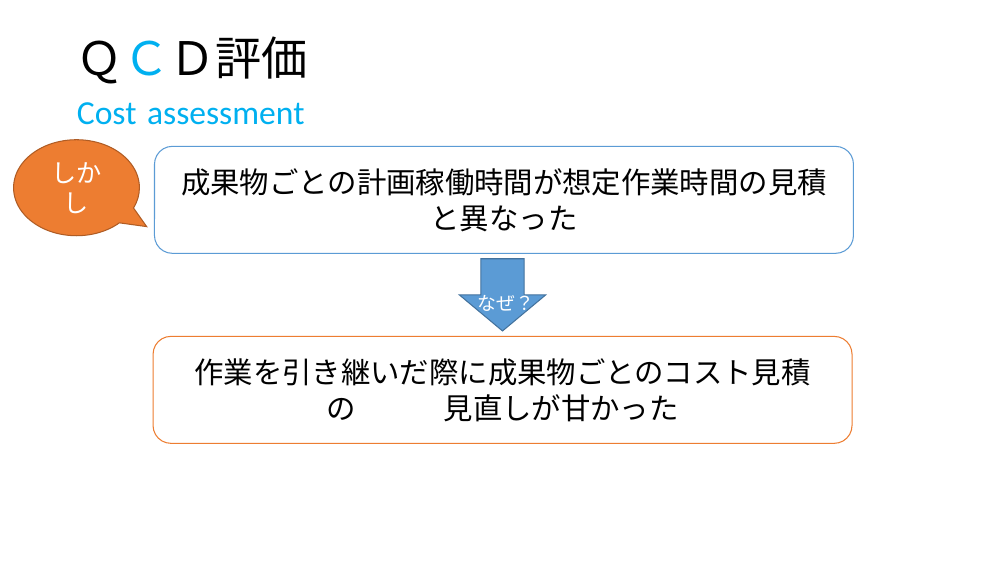
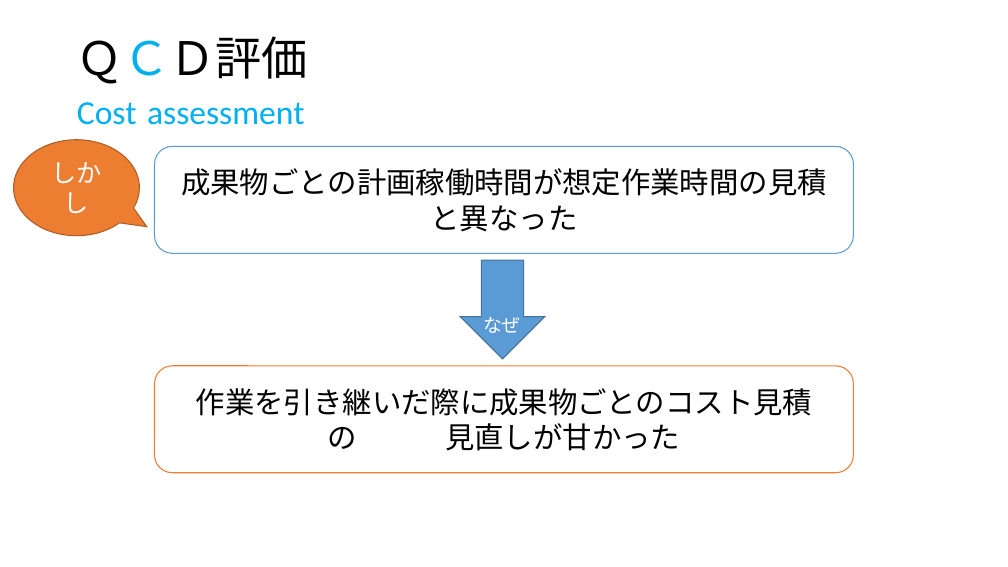
Before and after one commit to IzumiYuuta/PMyabukikenC, a slide deck: slide 7 of 最終発表/最終発表.pptx (slide 6 before the commit). Drawn at 1008x567 pixels with LibreOffice and Linux fonts; fonts in the diff are those of the drawing. Boxes give left, top, right and bottom in pixels: in the first picture for what was removed or moved away, otherwise in the second. Text is boxed around its words. In the diff, an @@ line names an element or a change of style, - is before the commit and + after.

```diff
--- a/最終発表/最終発表.pptx
+++ b/最終発表/最終発表.pptx
@@ down arrow: place and size @@
-down arrow at bbox=[460, 259, 546, 330]
+down arrow at bbox=[461, 260, 545, 359]
@@ text at bbox=[483, 317, 521, 333]: text changed @@
-なぜ？
+なぜ
@@ rounded rectangle "作業を引き継いだ際に成果物ごとのコスト見積の 見直しが甘かった": place and size @@
-rounded rectangle "作業を引き継いだ際に成果物ごとのコスト見積の 見直しが甘かった" at bbox=[154, 337, 853, 443]
+rounded rectangle "作業を引き継いだ際に成果物ごとのコスト見積の 見直しが甘かった" at bbox=[154, 366, 854, 473]
```
Also in this commit, not shown: 7 other slides changed, 6 slides added, 1 other file.
